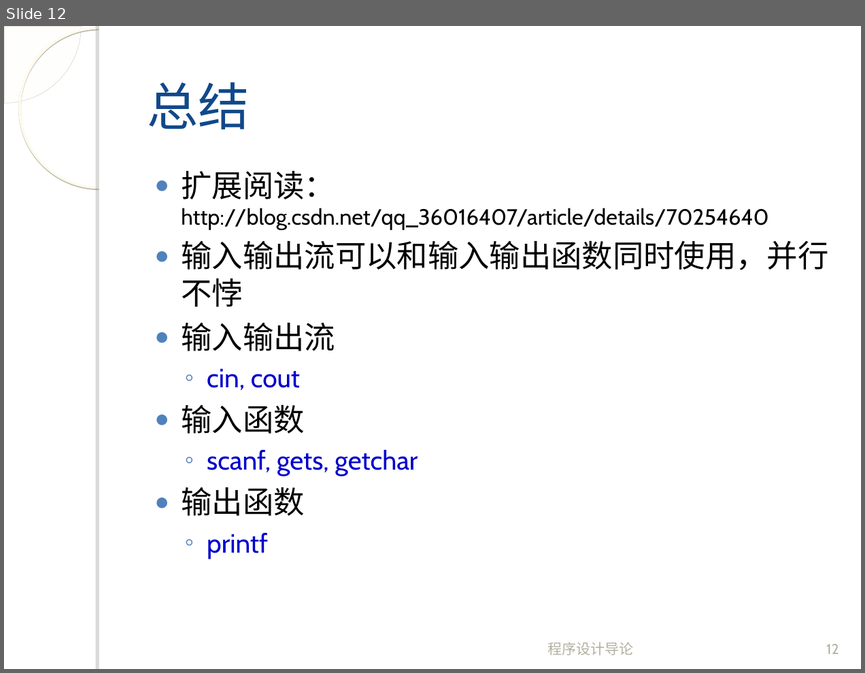
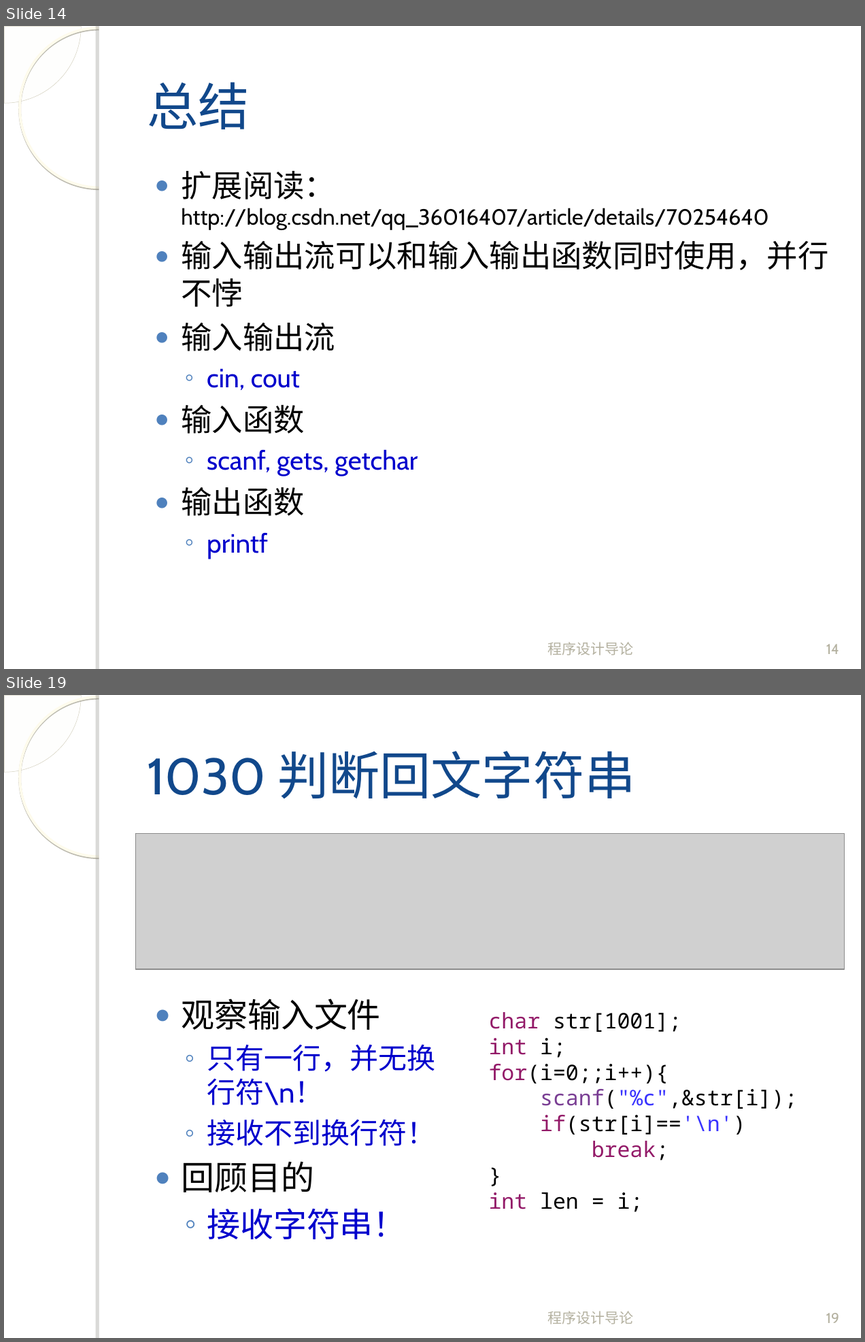
Before and after one commit to fanju1984/introduction-to-programming, a slide deck: introduction-to-programming/slides/2017/Dis02.ppt. Shown one above the other, each under a label of ours: slide 12 before the commit, slides 14 and 19 after it; the slides between them are not shown. The pictures are 865x673 and 865x1342 pixels, drawn with LibreOffice and Linux fonts; fonts in the diff are those of the drawing; grey boxes stand for pictures; background and template pictures are left out. Boxes give left, top, right and bottom in pixels: in the first picture for what was removed or moved away, otherwise in the second. Text is boxed around its words. In the diff, an @@ line names an element or a change of style, - is before the commit and + after.

```diff
--- a/introduction-to-programming/slides/2017/Dis02.ppt
+++ b/introduction-to-programming/slides/2017/Dis02.ppt
@@ slide 19 added at [4, 695, 861, 1338], background picture (left out); not listed: 4 template elements that a slide beside it also shows @@
@@ title added at [147, 751, 635, 799], 43 pt, text #11488B @@
+1030 判断回文字符串
@@ picture added at [136, 833, 844, 969] @@
@@ text added at [181, 998, 435, 1239], 24 pt, text #0000CC @@
+● 观察输入文件
+  ◦ 只有一行，并无换行符\n！
+  ◦ 接收不到换行符！
+● 回顾目的
+  ◦ 接收字符串！
@@ text added at [489, 1012, 797, 1212], 18 pt, text #000000 @@
+char str[1001];
+int i;
+for(i=0;;i++){
+scanf("%c",&str[i]);
+if(str[i]=='\n')
+break;
+}
+int len = i;
@@ text added at [548, 1310, 634, 1324], 12 pt, text #B4B1A0 @@
+程序设计导论
@@ page number added at [826, 1312, 839, 1323], 12 pt, text #B4B1A0 @@
+19
@@ what was slide 12 is now slide 14 @@
@@ page number at [826, 643, 839, 654]: text changed @@
-12
+14
```
Also in this commit, not shown: 1 slide changed, 26 other slides added, 2 other files.
